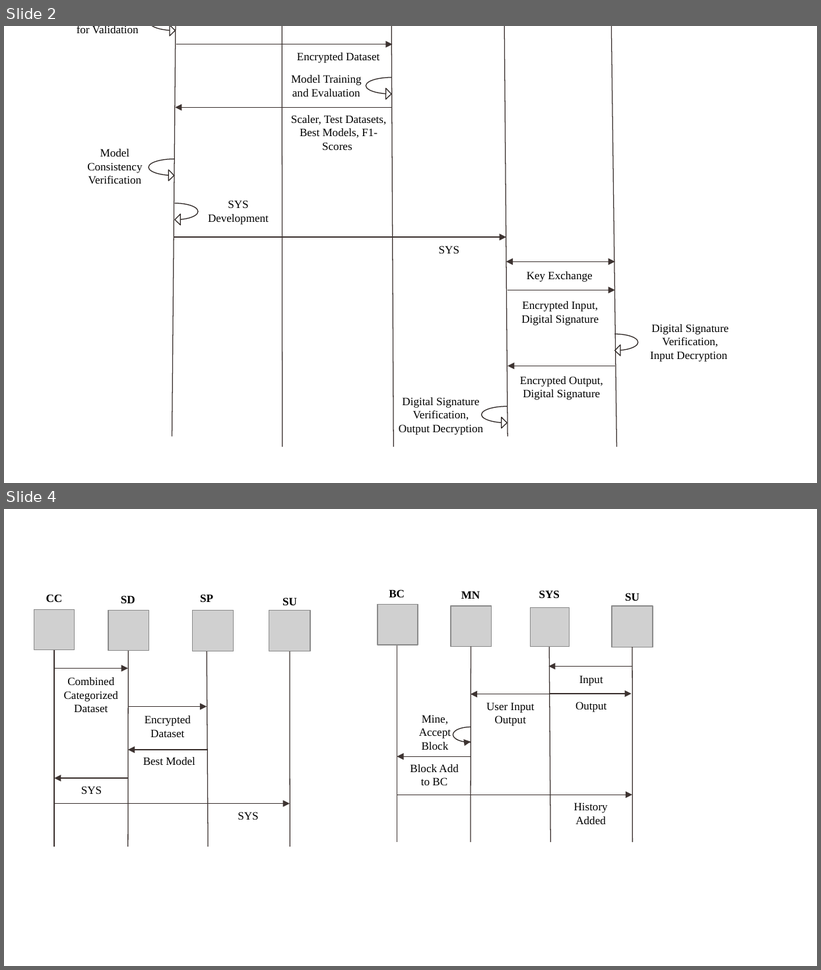
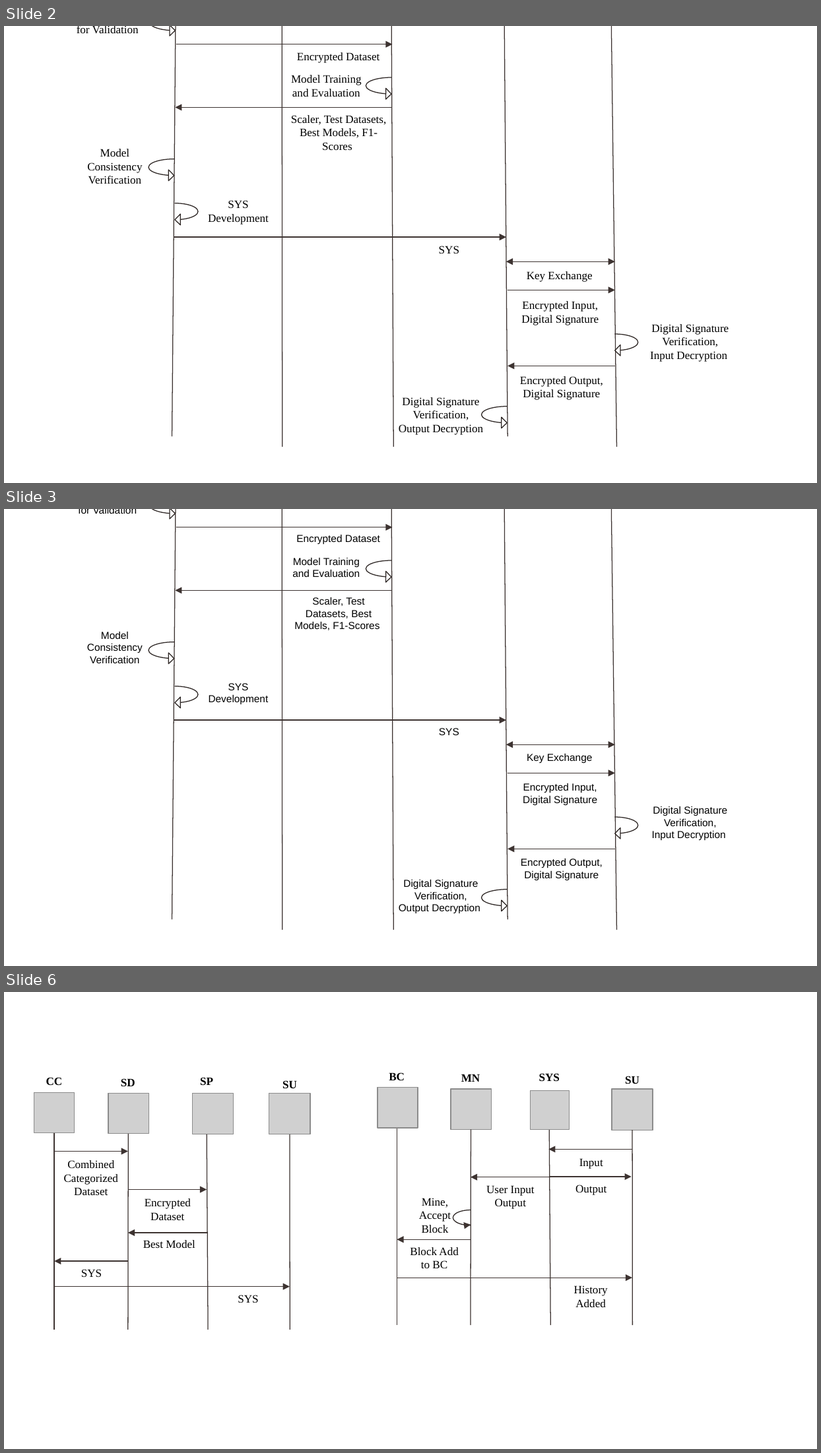
Before and after one commit to IsratTasnimEsha/Heart-Disease-Prediction, a slide deck: Paper/Figures.pptx. Shown one above the other, each under a label of ours: slides 2 and 4 before the commit, slides 2, 3 and 6 after it; the slides between them are not shown. The pictures are 821x970 and 821x1453 pixels, drawn with LibreOffice and Linux fonts; fonts in the diff are those of the drawing; grey boxes stand for pictures; background and template pictures are left out. Boxes give left, top, right and bottom in pixels: in the first picture for what was removed or moved away, otherwise in the second. Text is boxed around its words. In the diff, an @@ line names an element or a change of style, - is before the commit and + after.

```diff
--- a/Paper/Figures.pptx
+++ b/Paper/Figures.pptx
@@ slide 3 added at <box>4,509,817,966</box>, background #FFFFFF @@
@@ text added at <box>78,509,137,514</box>, 9 pt, text #000000 @@
+Decrypt Dataset for Validation
@@ curved right arrow added at <box>150,509,175,519</box>, outline #2F2726 0.75 pt @@
@@ line added from (176, 509) to (172, 920), #3E3432 0.75 pt @@
@@ arrow added from (176, 527) to (393, 527), #3E3432 0.75 pt @@
@@ line added from (282, 509) to (282, 930), #3E3432 0.75 pt @@
@@ line added from (391, 509) to (393, 930), #3E3432 0.75 pt @@
@@ line added from (503, 509) to (508, 920), #3E3432 0.75 pt @@
@@ line added from (610, 509) to (617, 930), #3E3432 0.75 pt @@
@@ text added at <box>296,535,380,545</box>, 9 pt, text #000000 @@
+Encrypted Dataset
@@ text added at <box>292,558,360,577</box>, 9 pt, text #000000 @@
+Model Training and Evaluation
@@ curved right arrow added at <box>366,560,391,582</box>, outline #2F2726 0.75 pt @@
@@ arrow added from (393, 590) to (175, 590), #3E3432 0.75 pt @@
@@ text added at <box>294,597,380,630</box>, 9 pt, text #000000 @@
+Scaler, Test Datasets, Best Models, F1-Scores
@@ text added at <box>87,632,143,663</box>, 9 pt, text #000000 @@
+Model Consistency Verification
@@ curved right arrow added at <box>149,642,174,664</box>, outline #2F2726 0.75 pt @@
@@ curved right arrow added at <box>175,687,197,708</box>, outline #2F2726 0.75 pt @@
@@ text added at <box>209,683,269,704</box>, 9 pt, text #000000 @@
+SYS Development
@@ arrow added from (173, 720) to (506, 720), #3E3432 0.75 pt @@
@@ text added at <box>439,728,459,735</box>, 9 pt, text #000000 @@
+SYS
@@ double arrow added from (506, 745) to (615, 745), #3E3432 0.75 pt @@
@@ text added at <box>527,753,592,764</box>, 9 pt, text #000000 @@
+Key Exchange
@@ arrow added from (508, 773) to (615, 773), #3E3432 0.75 pt @@
@@ text added at <box>523,784,597,805</box>, 9 pt, text #000000 @@
+Encrypted Input, Digital Signature
@@ curved right arrow added at <box>614,817,638,839</box>, outline #2F2726 0.75 pt @@
@@ text added at <box>652,806,727,840</box>, 9 pt, text #000000 @@
+Digital Signature Verification,
+Input Decryption
@@ arrow added from (614, 849) to (508, 849), #3E3432 0.75 pt @@
@@ text added at <box>521,858,602,881</box>, 9 pt, text #000000 @@
+Encrypted Output, Digital Signature
@@ text added at <box>399,879,481,914</box>, 9 pt, text #000000 @@
+Digital Signature Verification,
+Output Decryption
@@ curved right arrow added at <box>481,890,506,912</box>, outline #2F2726 0.75 pt @@
@@ what was slide 4 is now slide 6 @@
```
Also in this commit, not shown: 1 other slide added, 42 other files.
